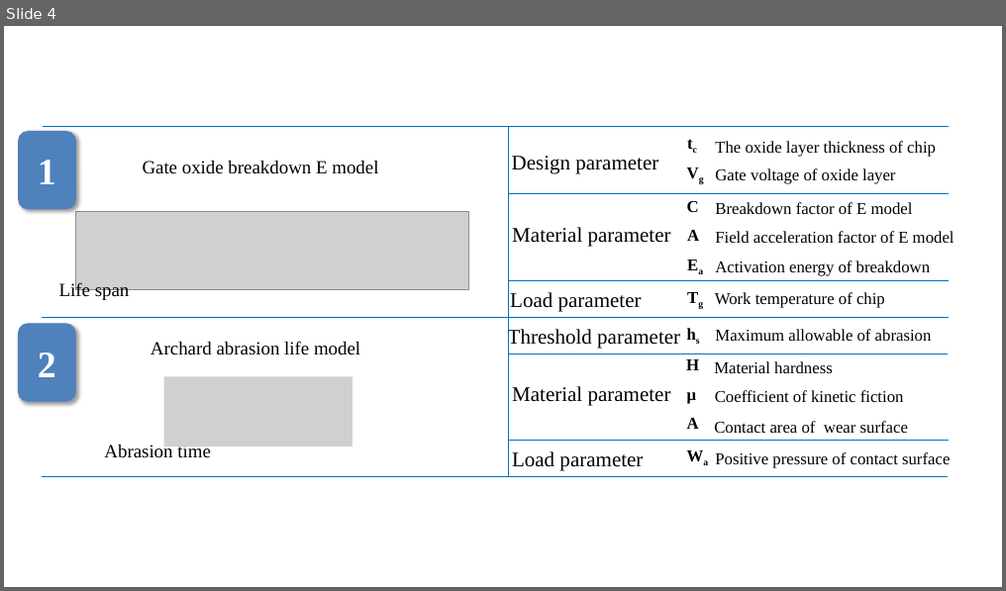
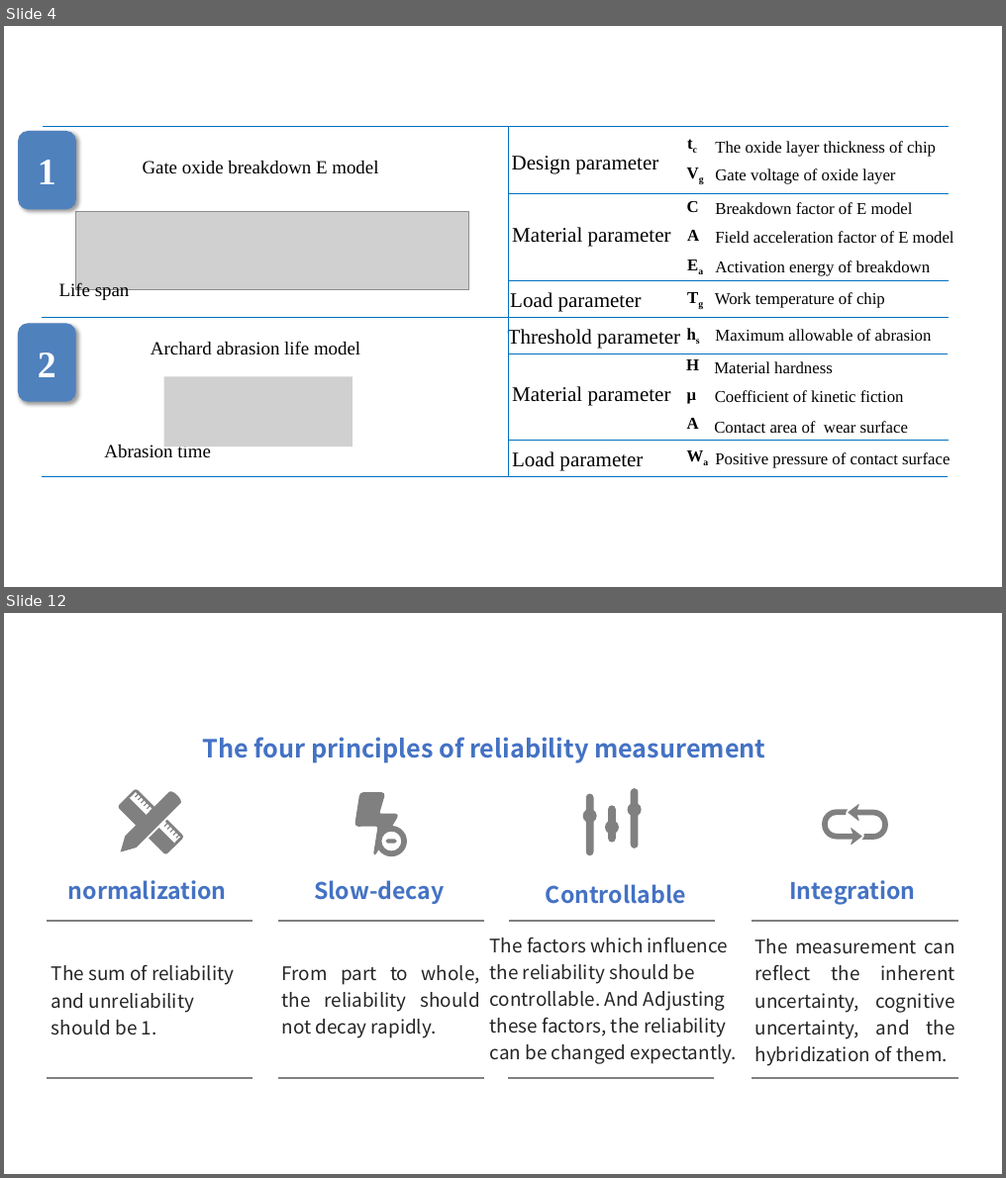
Before and after one commit to PrideLee/Logistics-Optimization-Product-Configuration-Recommendation-and-Optimization, a slide deck: General map of reliability (The summary of Kang's seminar in CAS)/fig.pptx. Shown one above the other, each under a label of ours: slide 4 before the commit, slides 4 and 12 after it; the slides between them are not shown. The pictures are 1006x591 and 1006x1178 pixels, drawn with LibreOffice and Linux fonts; fonts in the diff are those of the drawing; grey boxes stand for pictures. Boxes give left, top, right and bottom in pixels: in the first picture for what was removed or moved away, otherwise in the second. Text is boxed around its words. In the diff, an @@ line names an element or a change of style, - is before the commit and + after.

```diff
--- a/General map of reliability (The summary of Kang's seminar in CAS)/fig.pptx
+++ b/General map of reliability (The summary of Kang's seminar in CAS)/fig.pptx
@@ slide 12 added at bbox=[4, 613, 1002, 1174], background #FFFFFF @@
@@ group added at bbox=[46, 737, 958, 1078]: 9 texts, 8 lines, 4 freeform shapes @@
+The four principles of reliability measurement
+normalization
+The sum of reliability and unreliability should be 1.
+Slow-decay
+From part to whole, the reliability should not decay rapidly.
+Controllable
+The factors which influence the reliability should be controllable. And Adjusting these factors, the reliability can be changed expectantly.
+Integration
+The measurement can reflect the inherent uncertainty, cognitive uncertainty, and the hybridization of them.
```
Also in this commit, not shown: 8 other slides added, 1 slide removed, 13 other files.
